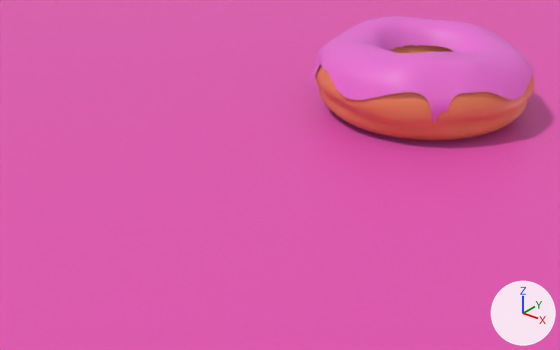
An edit to the glTF model models/animace_test/donutblend3.glb, drawn before and after from the same camera.
Camera for both pictures: a camera (50 mm lens) standing at (0.185, -0.323, 0.223) and looking at (-0.071, -0.003, 0.025). The lights are fixed; the arrows at lower right show +X, +Y and +Z. Where no turn or scale is listed for an object, it has been applied to the vertices.

The older version as bpy lines, for what is in view:
```python
me_cube = bpy.data.meshes.new('Cube')
me_cube.from_pydata(...)  # a box spanning x -1.0..1.0, y -1.0..1.0, z -1.0..1.0
me_cube.materials.append(mat_material)  # blue #2992e7
me_plane = bpy.data.meshes.new('Plane')
me_plane.from_pydata([(1.11, 0.88, 0.0), (-0.88, 1.11, 0.0), (0.88, -1.11, 0.0), (-1.11, -0.88, 0.0)], [], [(0, 1, 3), (0, 3, 2)])
me_plane.materials.append(mat_material_003)  # pink #e754b4
me_torus = bpy.data.meshes.new('Torus')
me_torus.from_pydata(...)  # 5376 vertices, 10752 faces; spans x -0.074..0.074, y -0.076..0.074, z -0.025..0.029
me_torus.materials.append(mat_material_002)  # orange #e78a5a
ob_cube = bpy.data.objects.new('Cube', me_cube)
ob_cube.location = (-0.0589, -0.1248, 0.0498)
ob_cube.rotation_euler = (0.0, 0.0, 3.081)  # degrees (0, 0, 177)
ob_cube.scale = (0.0, 0.0, 0.0)
ob_donut = bpy.data.objects.new('donut', me_torus)
ob_donut.location = (-0.0589, 0.1404, 0.0498)
ob_plane = bpy.data.objects.new('Plane', me_plane)
ob_plane.location = (-0.34, 0.4582, 0.0262)
# also in view: 'icing' at (-0.059, 0.14, 0.062)
```
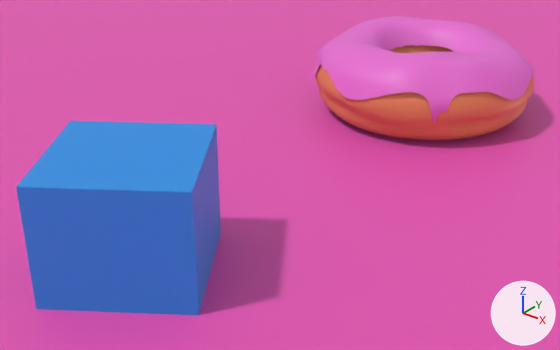
Boxes [x1, y1, x2, y2] around the edits, measured in the pictures (560 x 350 px):
'Cube', turned, rescaled (not visible before): after [16, 121, 221, 315]

The edits, one by one:
Object 'Cube' (ob_cube) turns from (0, 0, 177) to (0, 0, -145) degrees about x, y and z.
Object 'Cube' (ob_cube) is rescaled from (0.0, 0.0, 0.0) to (0.035, 0.035, 0.035).
